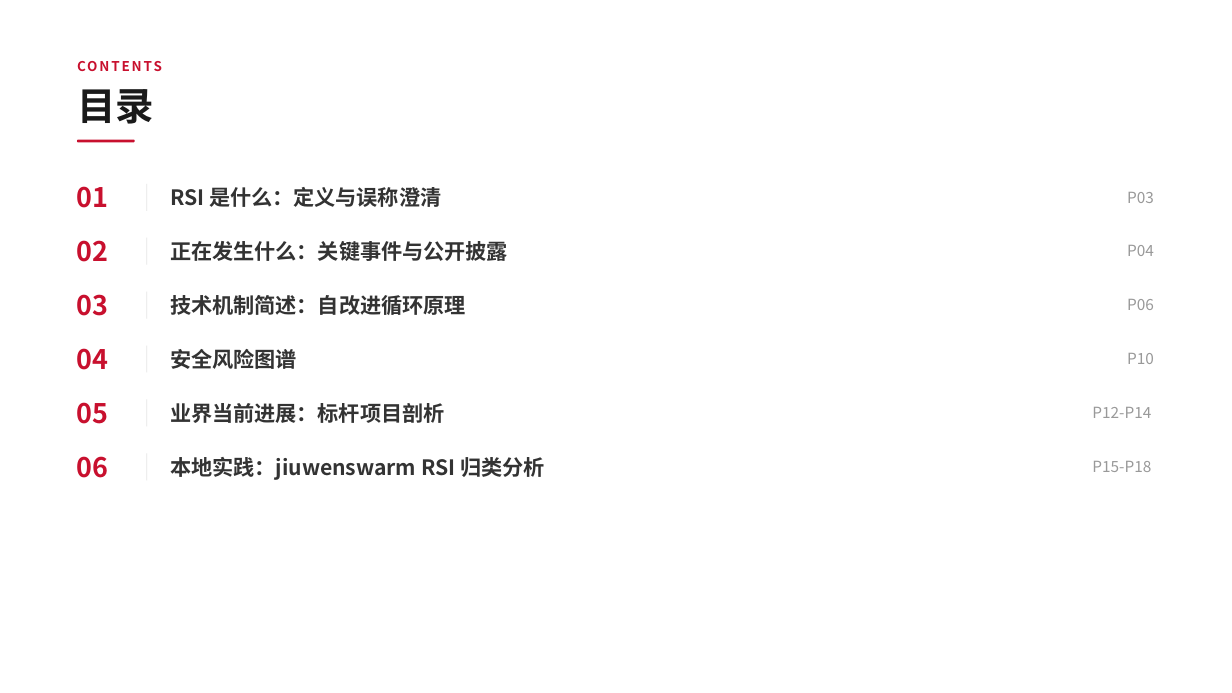
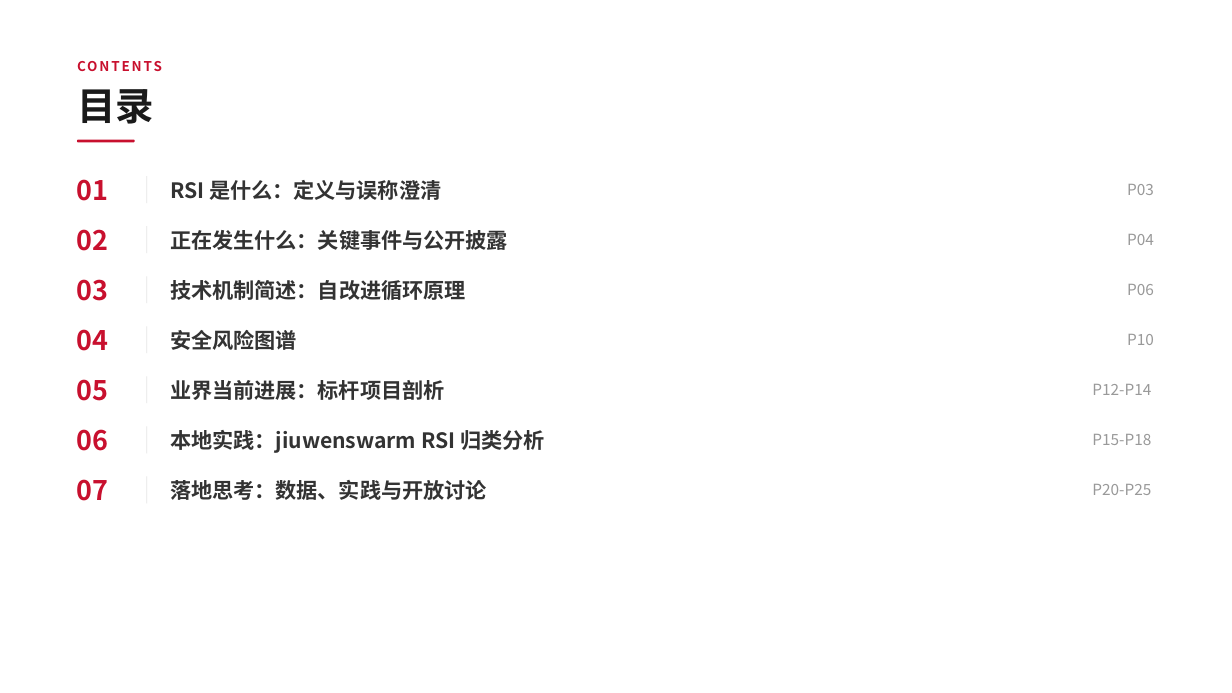
Before and after one commit to lucky110100/yoskills, a slide deck: slide 2 of docs/common/RSI-技术分享PPT/RSI-技术分享.pptx. Drawn at 1232x693 pixels with LibreOffice and Linux fonts; fonts in the diff are those of the drawing. Boxes give left, top, right and bottom in pixels: in the first picture for what was removed or moved away, otherwise in the second. Text is boxed around its words. In the diff, an @@ line names an element or a change of style, - is before the commit and + after.

Commit message:
docs: 修改RSI技术分享文档

```diff
--- a/docs/common/RSI-技术分享PPT/RSI-技术分享.pptx
+++ b/docs/common/RSI-技术分享PPT/RSI-技术分享.pptx
@@ text "01": place and size @@
-text "01" at (77,186,109,208)
+text "01" at (77,179,109,201)
@@ rectangle: place and size @@
-rectangle at (146,184,147,211)
+rectangle at (146,177,147,203)
@@ 5 texts, 1 rectangle: place and size @@
-5 texts, 1 rectangle at (77,187,1154,264)
+5 texts, 1 rectangle at (77,180,1154,253)
@@ 3 texts, 1 rectangle: place and size @@
-3 texts, 1 rectangle at (77,292,1154,319)
+3 texts, 1 rectangle at (77,276,1154,303)
@@ 3 texts, 1 rectangle: place and size @@
-3 texts, 1 rectangle at (77,346,1154,372)
+3 texts, 1 rectangle at (77,326,1154,353)
@@ 4 texts, 1 rectangle: place and size @@
-4 texts, 1 rectangle at (77,399,1151,472)
+4 texts, 1 rectangle at (77,376,1151,445)
@@ text "06": place and size @@
-text "06" at (77,456,109,478)
+text "06" at (77,429,109,451)
@@ rectangle added at (146,426,147,453), fill #E5E5E5 @@
@@ text "本地实践：jiuwenswarm RSI 归类分析": place and size @@
-text "本地实践：jiuwenswarm RSI 归类分析" at (170,457,544,480)
+text "本地实践：jiuwenswarm RSI 归类分析" at (170,430,544,453)
@@ text added at (77,479,109,501), 21 pt, text #C8102E, bold @@
+07
@@ rectangle: place and size @@
-rectangle at (146,454,147,481)
+rectangle at (146,477,147,504)
@@ text added at (170,480,486,500), 16.5 pt, text #333333, bold @@
+落地思考：数据、实践与开放讨论
@@ text added at (1092,484,1151,495), 12 pt, text #999999 @@
+P20-P25
```
Also in this commit, not shown: 3 other slides changed, 6 slides added, 9 other files.
